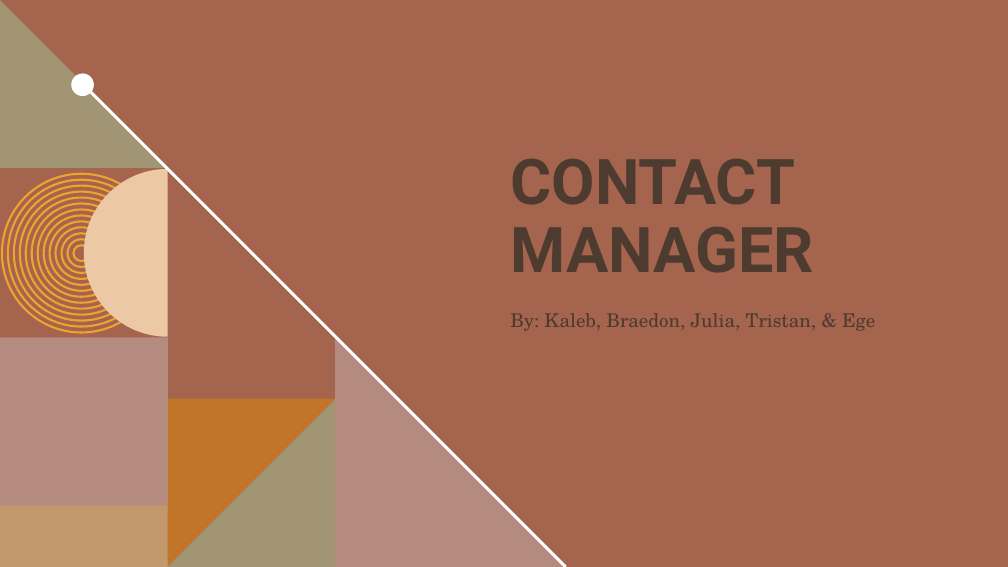
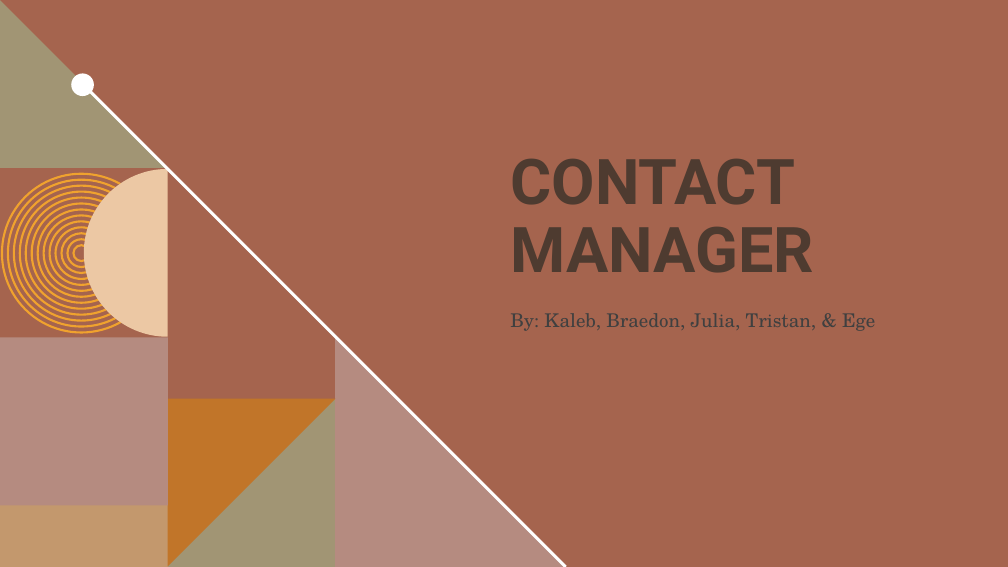
Before and after one commit to KalebOTB/ContactManager, a slide deck: slide 1 of Miscellaneous/Contact_Manager.pptx. Drawn at 1008x567 pixels with LibreOffice and Linux fonts; fonts in the diff are those of the drawing; background and template pictures are left out. Boxes give left, top, right and bottom in pixels: in the first picture for what was removed or moved away, otherwise in the second. Text is boxed around its words. In the diff, an @@ line names an element or a change of style, - is before the commit and + after.

Commit message:
PowerPoint - FINAL
Got the PowerPoint to a presentation ready final state
- (+1) Thing that went well
- Color + Font Editing
- Incorporated Database Slide
- Initial/Final Gantt Charts
- Updated ERD

```diff
--- a/Miscellaneous/Contact_Manager.pptx
+++ b/Miscellaneous/Contact_Manager.pptx
@@ subtitle "By: Kaleb, Braedon, Julia, Tristan, ..." at [510,313,875,331]: text colour #4E3B30 to #404040 @@
```
Also in this commit, not shown: 9 other slides changed, 2 slides added, 1 slide removed, 2 other files.
